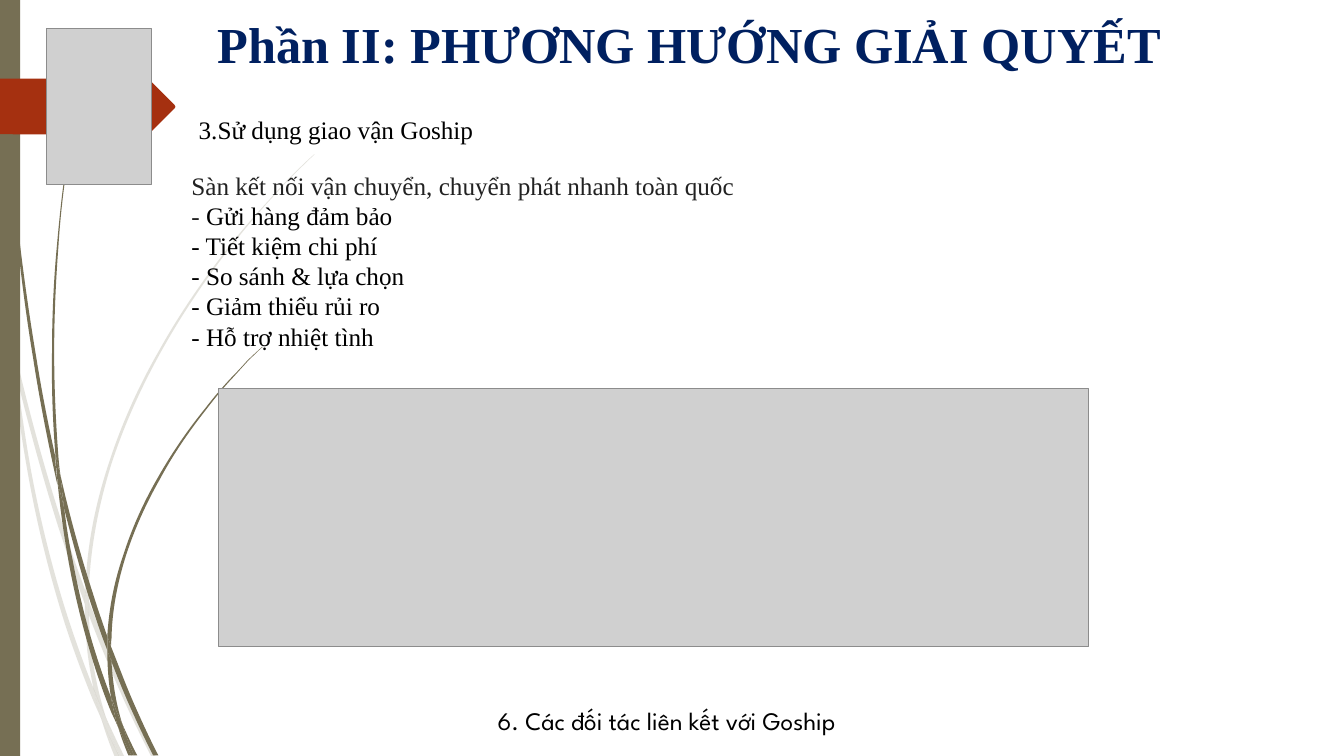
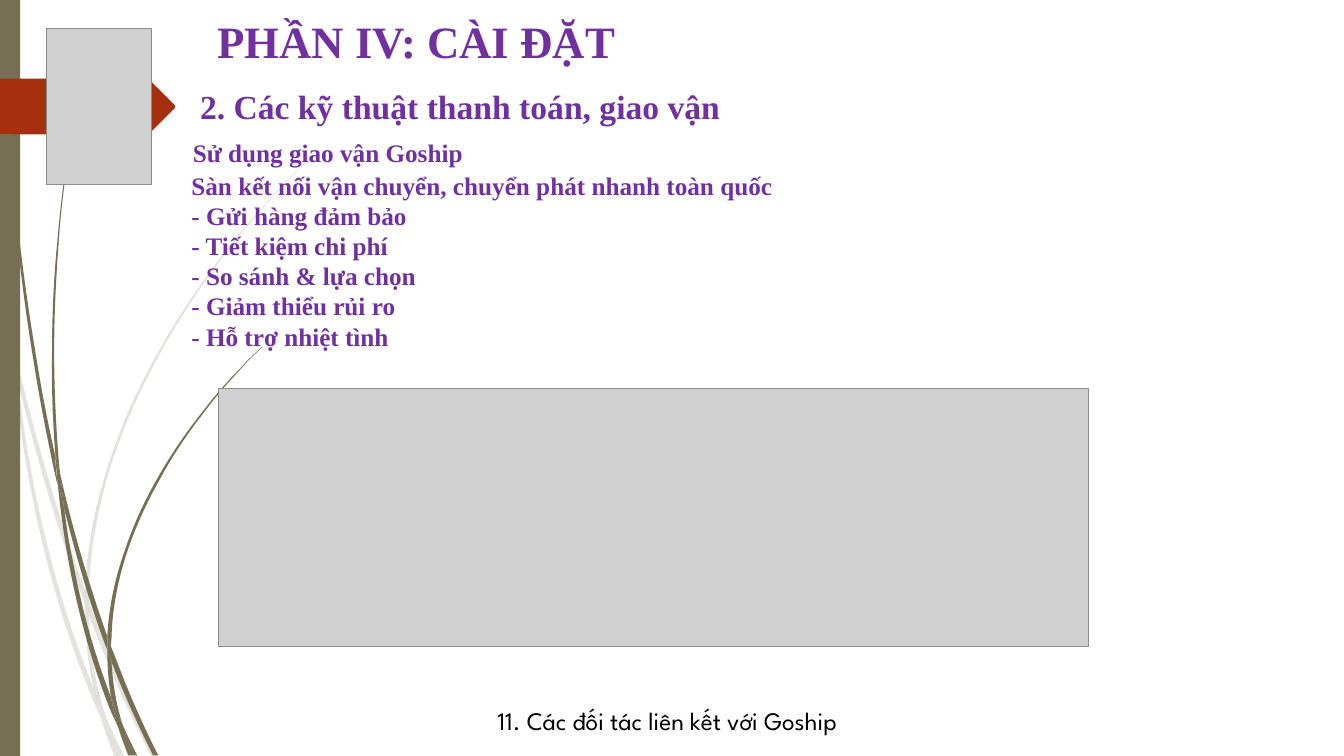
Before and after one commit to thanhgonzalo/datn, a slide deck: slide 13 of Slide.ppt (slide 9 before the commit). Drawn at 1344x756 pixels with LibreOffice and Linux fonts; fonts in the diff are those of the drawing; grey boxes stand for pictures; background and template pictures are left out. Boxes give left, top, right and bottom in pixels: in the first picture for what was removed or moved away, otherwise in the second. Text is boxed around its words. In the diff, an @@ line names an element or a change of style, - is before the commit and + after.

Commit message:
update slide

```diff
--- a/Slide.ppt
+++ b/Slide.ppt
@@ text at (217, 23, 616, 67): text changed; size 36 to 32 pt; text colour #002060 to #7030A0 @@
-Phần II: PHƯƠNG HƯỚNG GIẢI QUYẾT
+PHẦN IV: CÀI ĐẶT
@@ text added at (200, 95, 720, 125), 24 pt, text #7030A0, bold @@
+2. Các kỹ thuật thanh toán, giao vận
@@ text at (193, 144, 463, 168): text changed; text colour #000000 to #7030A0; bold on @@
-3.Sử dụng giao vận Goship
+Sử dụng giao vận Goship
@@ text "Sàn kết nối vận chuyển, ..." at (191, 176, 772, 352): text colour #222222 to #7030A0 in "Sàn kết nối vận chuyển, chuyển phát ...", "-"; bold on; text colour #000000 to #7030A0 in "Gửi hàng đảm bảo", "- Tiết kiệm chi phí", "- So sánh & lựa chọn", "- Giảm thiểu rủi ro" and 1 more places @@
@@ text at (498, 708, 837, 736): text changed @@
-6. Các đối tác liên kết với Goship
+11. Các đối tác liên kết với Goship
```
Also in this commit, not shown: 10 other slides changed, 7 slides added, 2 slides removed.
